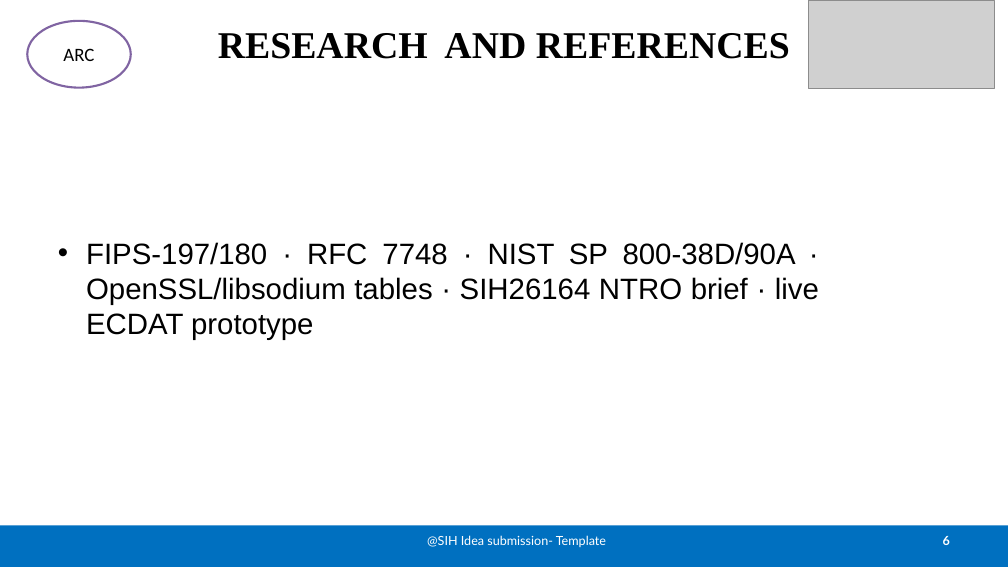
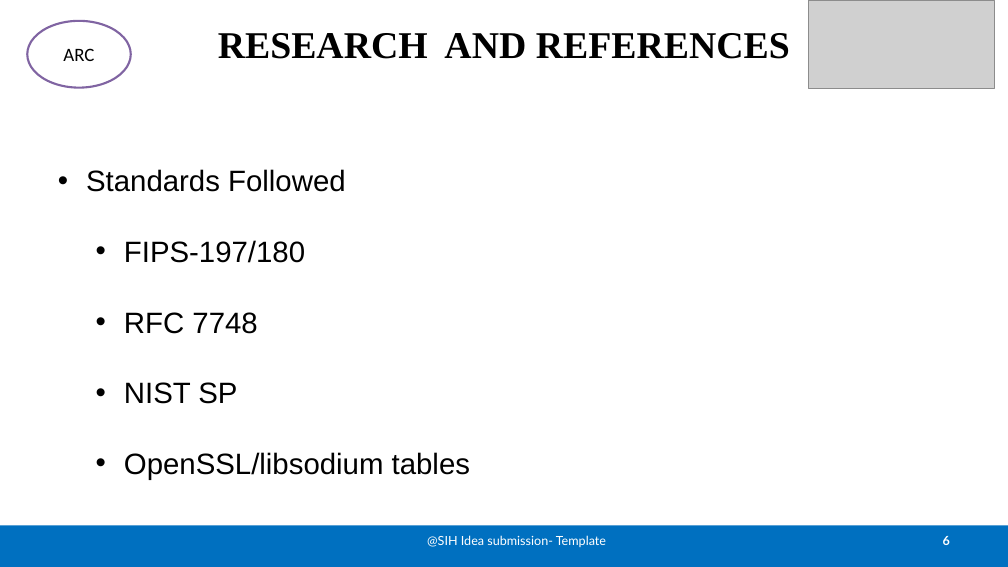
Before and after one commit to tomlin7/ECDAT, a slide deck: slide 6 of public/pitch/SIH26164-ECDAT-Idea-Presentation_2.pptx. Drawn at 1008x567 pixels with LibreOffice and Linux fonts; fonts in the diff are those of the drawing; grey boxes stand for pictures. Boxes give left, top, right and bottom in pixels: in the first picture for what was removed or moved away, otherwise in the second. Text is boxed around its words. In the diff, an @@ line names an element or a change of style, - is before the commit and + after.

```diff
--- a/public/pitch/SIH26164-ECDAT-Idea-Presentation_2.pptx
+++ b/public/pitch/SIH26164-ECDAT-Idea-Presentation_2.pptx
@@ text at (86, 169, 470, 480): text changed @@
-• FIPS-197/180 · RFC 7748 · NIST SP 800-38D/90A · OpenSSL/libsodium tables · SIH26164 NTRO brief · live ECDAT prototype
+• Standards Followed
+  • FIPS-197/180
+  • RFC 7748
+  • NIST SP
+  • OpenSSL/libsodium tables
```
Also in this commit, not shown: 4 other slides changed.
